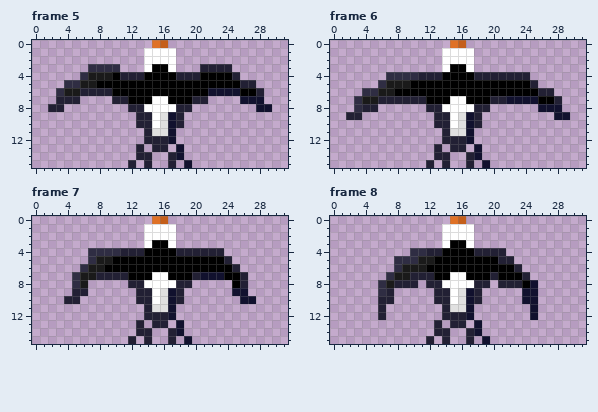
Two versions of one pixel-art file, assets/albatross/albatross.aseprite. The first picture shows the starting point.
32x16 pixels, 10 frames. Colours within 5 levels of each other are drawn and written as one. Shown: frame 5, frame 6, frame 7, frame 8. The commit also changed other frames, which this record leaves out.
The same view after the edit:
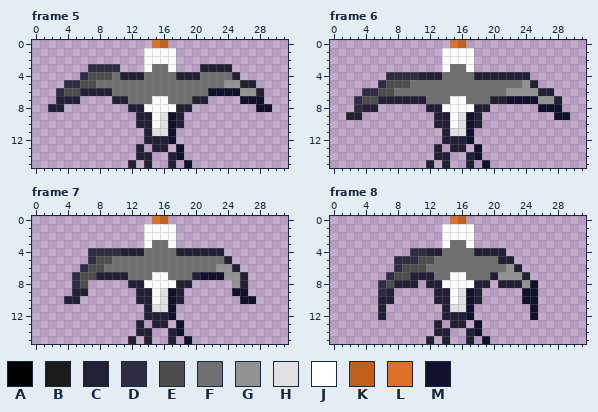
Palette (. is transparent): A #000000  B #1a1a1a  C #222034  D #2f2d43  E #4d4d4d  F #707070  G #929292  H #e0e0e0  J #ffffff  K #c45f1b  L #df7126  M #11112e
Difference:
layer "regular" added
layer "grey-variation" added
layer "Layer 1" removed
Frame 5, layer "grey-variation":
y 3: x 15..16 AA -> FF
y 4: x 7..10 BBBA -> EEEF; x 14..17 AAAA -> FFFF; x 21..24 AAAA -> FFFF
y 5: x 6..25 BBAAAAAAAAAAAAAAAAAA -> EEFFFFFFFFFFFFFFFFGG
y 6: x 4..5 BB -> EE; x 10..21 AAAAAAAAAAAA -> FFFFFFFFFFFF; x 26..27 AA -> GG
y 7: x 12..14 AAA -> FFF; x 17..19 AAA -> FFF
Frame 6, layer "grey-variation":
y 3: x 15..16 AA -> FF
y 4: x 14..17 AAAA -> FFFF
y 5: x 7..24 BBBAAAAAAAAAAAAAAA -> EEEFFFFFFFFFFFFFFG
y 6: x 6..25 BBAAAAAAAAAAAAAAAAAA -> EEFFFFFFFFFFFFFFGGGG
y 7: x 4..5 BB -> EE; x 12..14 AAA -> FFF; x 17..19 AAA -> FFF; x 26..27 AA -> GG
Frame 7, layer "grey-variation":
y 3: x 15..16 AA -> FF
y 4: x 14..17 AAAA -> FFFF
y 5: x 8..23 BBAAAAAAAAAAAAAA -> EEFFFFFFFFFFFFFF
y 6: x 7..24 BBAAAAAAAAAAAAAAAA -> EEFFFFFFFFFFFFFFGG
y 7: x 6..7 BB -> EE; x 12..14 AAA -> FFF; x 17..19 AAA -> FFF; x 24..25 AA -> GG
y 8: x 6 B -> E; x 25 A -> G
Frame 8, layer "grey-variation":
y 3: x 15..16 AA -> FF
y 4: x 14..17 AAAA -> FFFF
y 5: x 11..20 BBAAAAAAAA -> EEFFFFFFFF
y 6: x 9..22 BBBAAAAAAAAAAA -> EEEFFFFFFFFFFG
y 7: x 8..9 BB -> EE; x 13..14 AA -> FF; x 17..19 AAA -> FFF; x 21..23 AAA -> GGG
y 8: x 7 B -> E; x 24 A -> G
